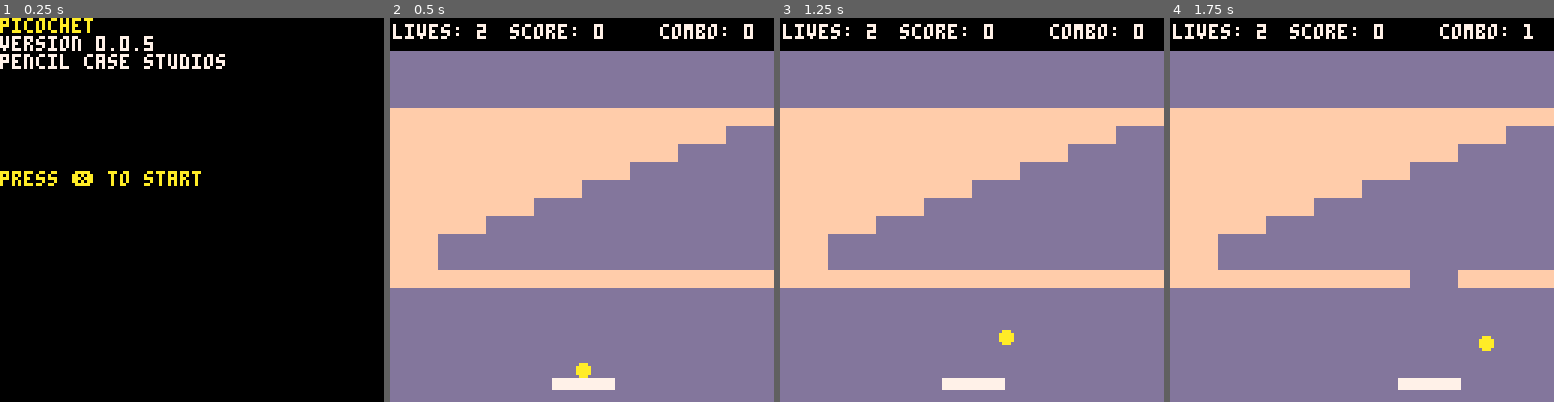
Above: before the commit, frames 1-4 (left to right).
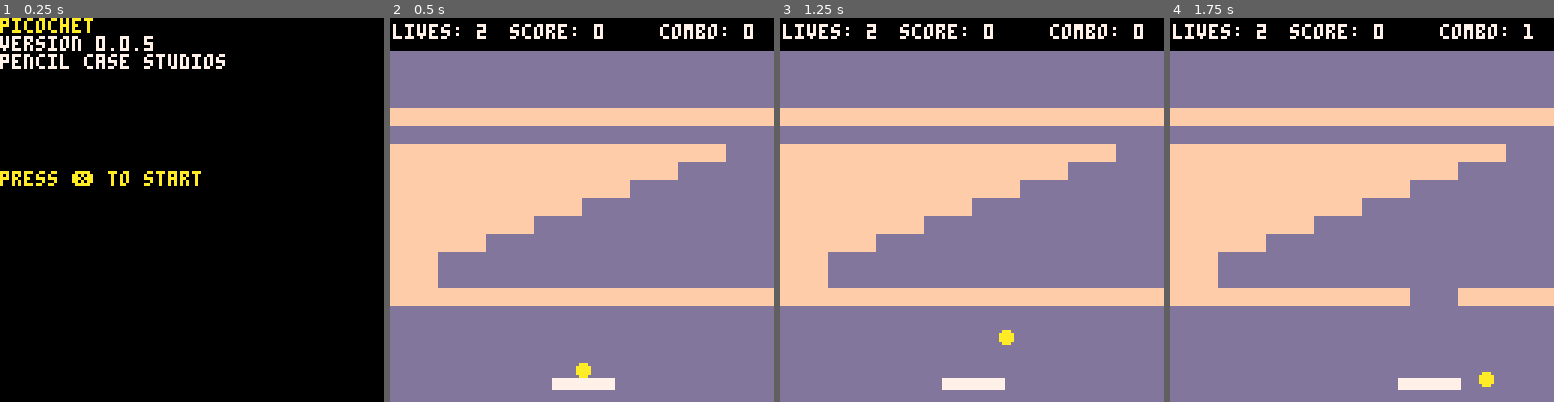
Above: after the commit, the same moments.

Repository: pencilcasestudios/picochet
Game: PICO-8 cartridge picochet.p8
Same seed, same stepped clock (60 frames per second), same inputs: the game is played once before the commit and once after it.
Inputs:
- Up to frame 1 (0.25 s): no input
- Up to frame 2 (0.5 s): tap X (X key) at 0.33 s
- Up to frame 3 (1.25 s): tap X (X key) at 1.07 s
- Up to frame 4 (1.75 s): hold Right from 1.6 s (still down)

Frame 1 is identical in both runs. In frame 2, 16% of the frame differs, in the area x 0-100%, y 28-75%; in frame 3, 16%; in frame 4, 15%.

Commit message:
Use multi-line string syntax for the brick pattern

Diff:
--- a/picochet.p8
+++ b/picochet.p8
@@ -57,7 +57,17 @@
 	combo_hit_8_sound = 15
 
 	-- levels
-	brick_pattern = "bbbbbbbb//bbbbbbb/bbbbbb/bbbbb/bbbb/bbb/bb/b/b/bbbbbbbb"
+	brick_pattern = "bbbbbbbb/"
+			.. "8/"
+			.. "bbbbbbb/"
+			.. "bbbbbb/"
+			.. "bbbbb/"
+			.. "bbbb/"
+			.. "bbb/"
+			.. "bb/"
+			.. "b/"
+			.. "b/"
+			.. "bbbbbbbb"
 end
 
 function shadowed_text(text, x, y, shadow_colour, text_colour)
